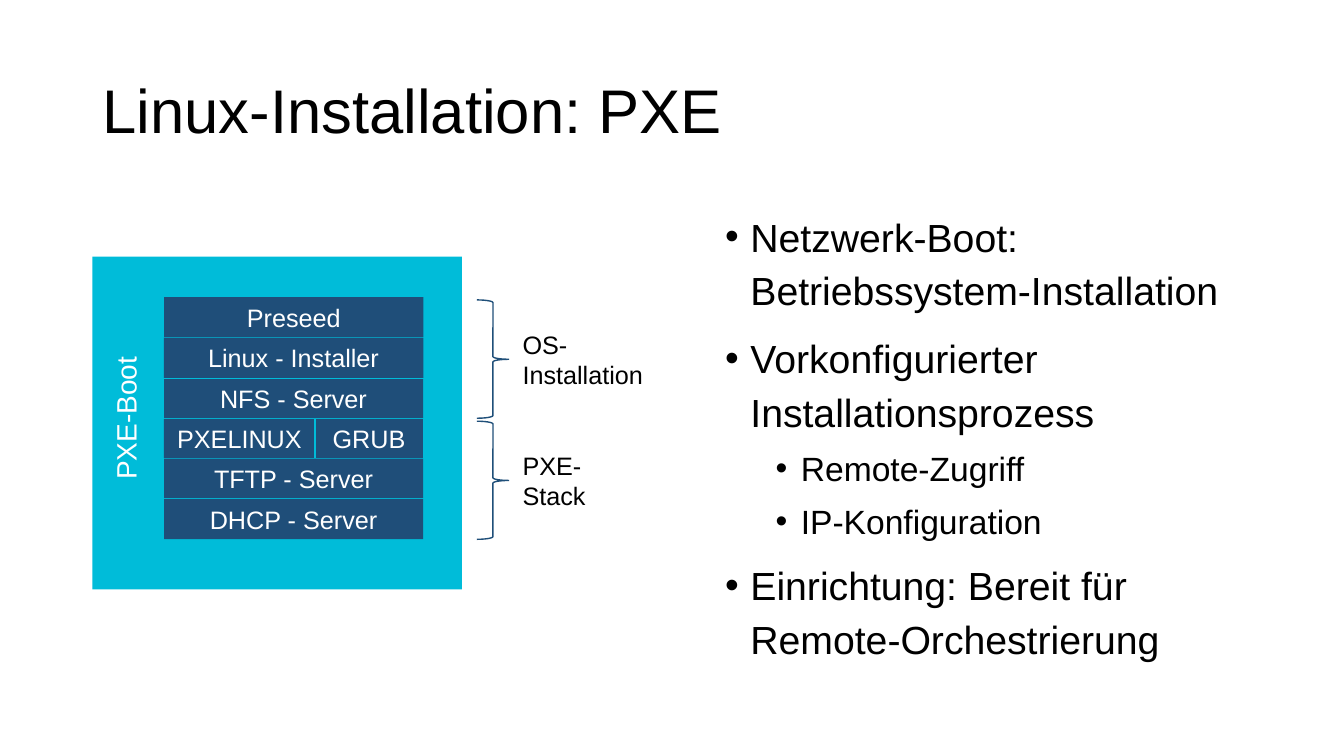
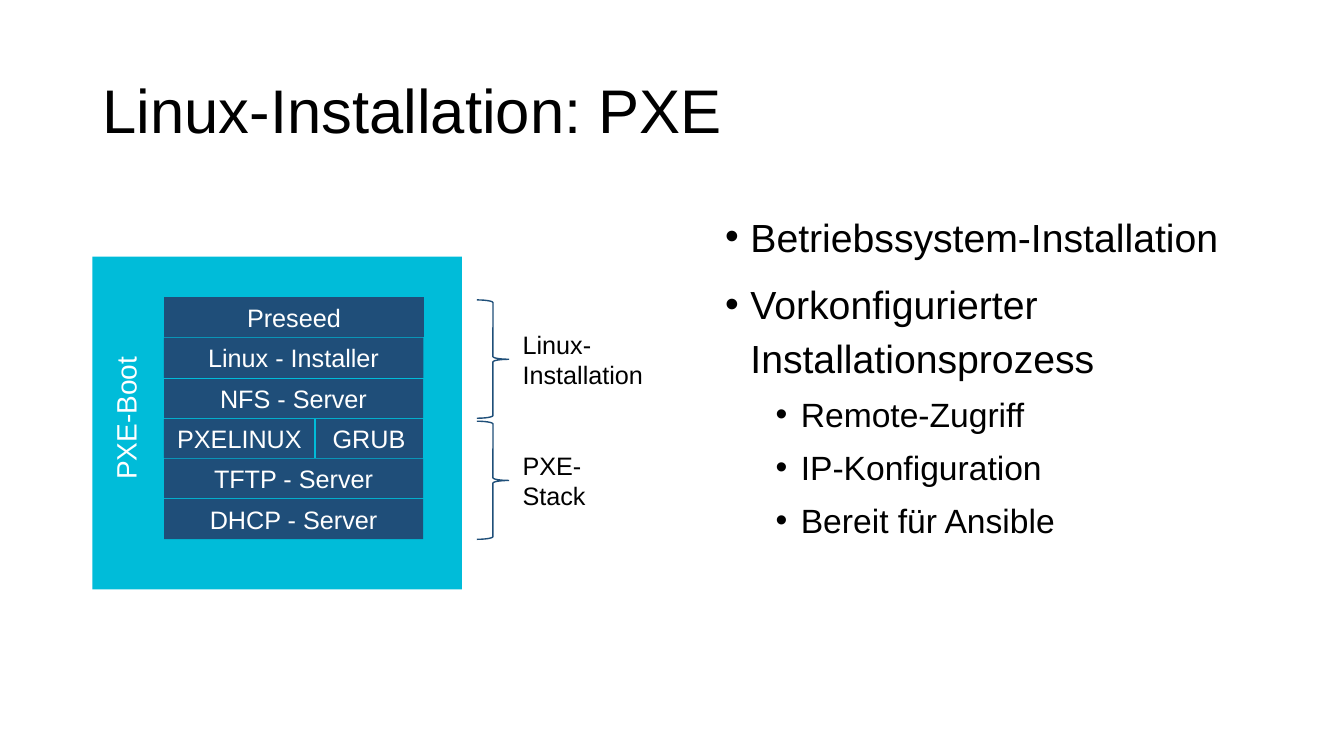
Before and after one commit to MitchiLaser/Pantheon, a slide deck: slide 4 of Roadmap/slides.pptx (slide 2 before the commit). Drawn at 1344x756 pixels with LibreOffice and Linux fonts; fonts in the diff are those of the drawing. Boxes give left, top, right and bottom in pixels: in the first picture for what was removed or moved away, otherwise in the second. Text is boxed around its words. In the diff, an @@ line names an element or a change of style, - is before the commit and + after.

```diff
--- a/Roadmap/slides.pptx
+++ b/Roadmap/slides.pptx
@@ text at (750, 223, 1218, 260): text changed @@
-• Netzwerk-Boot: Betriebssystem-Installation
+• Betriebssystem-Installation
@@ text at (523, 335, 592, 355): text changed @@
-OS-
+Linux-
@@ text at (801, 508, 1055, 534): text changed; size 28 to 24 pt @@
-• Einrichtung: Bereit für Remote-Orchestrierung
+  • Bereit für Ansible
```
Also in this commit, not shown: 4 other slides changed, 5 slides added, 1 other file.
